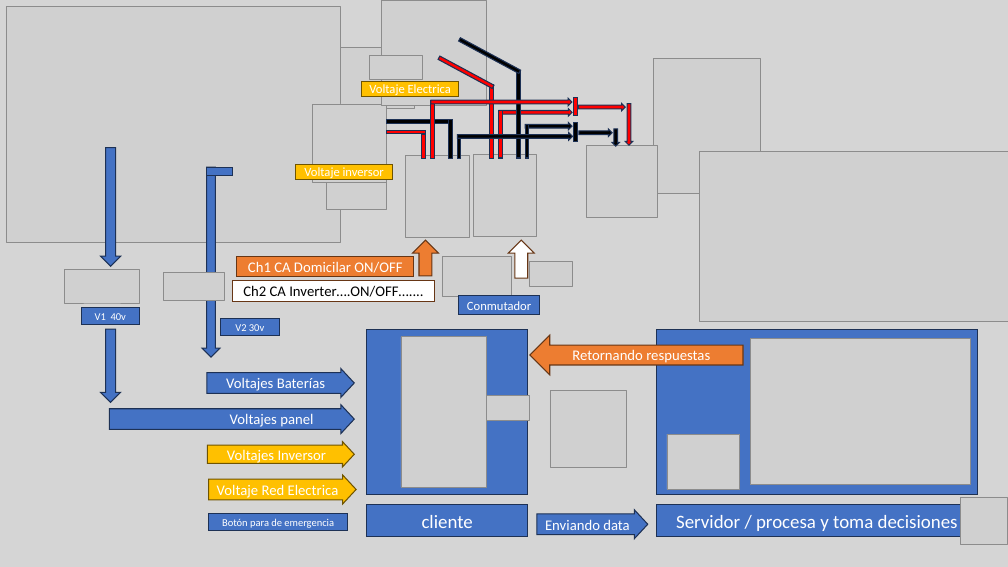
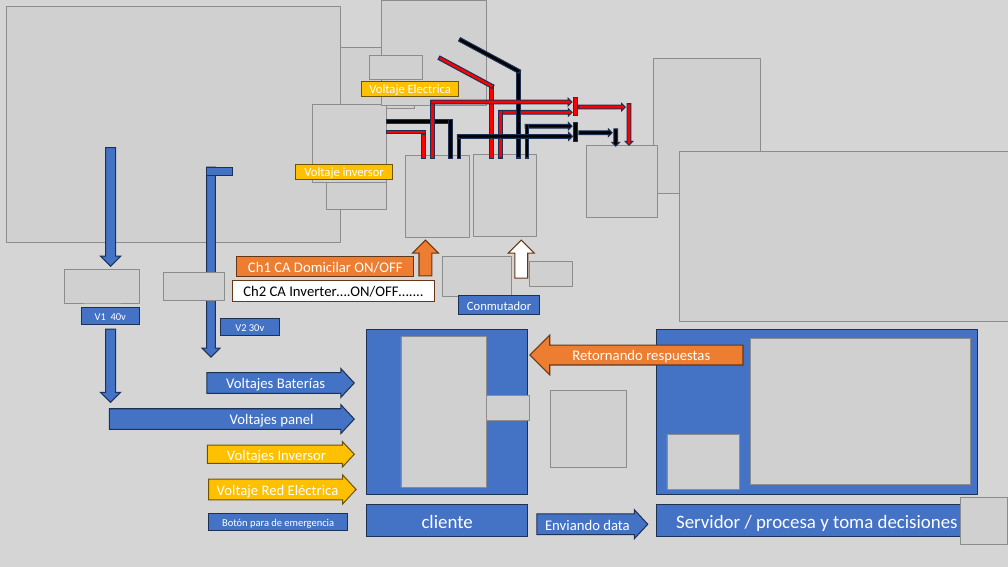
Before and after one commit to full-metal-alchemist-dev/proyecto-seminario-documentacion, a slide deck: slide 1 of respuesta esquema.pptx. Drawn at 1008x567 pixels with LibreOffice and Linux fonts; fonts in the diff are those of the drawing; grey boxes stand for pictures. Boxes give left, top, right and bottom in pixels: in the first picture for what was removed or moved away, otherwise in the second. Text is boxed around its words. In the diff, an @@ line names an element or a change of style, - is before the commit and + after.

```diff
--- a/respuesta esquema.pptx
+++ b/respuesta esquema.pptx
@@ picture: place and size @@
-picture at bbox=[699, 151, 1008, 321]
+picture at bbox=[679, 151, 1008, 321]
@@ text in right arrow at bbox=[217, 484, 339, 498]: text changed @@
-Voltaje Red Electrica
+Voltaje Red Eléctrica
```
